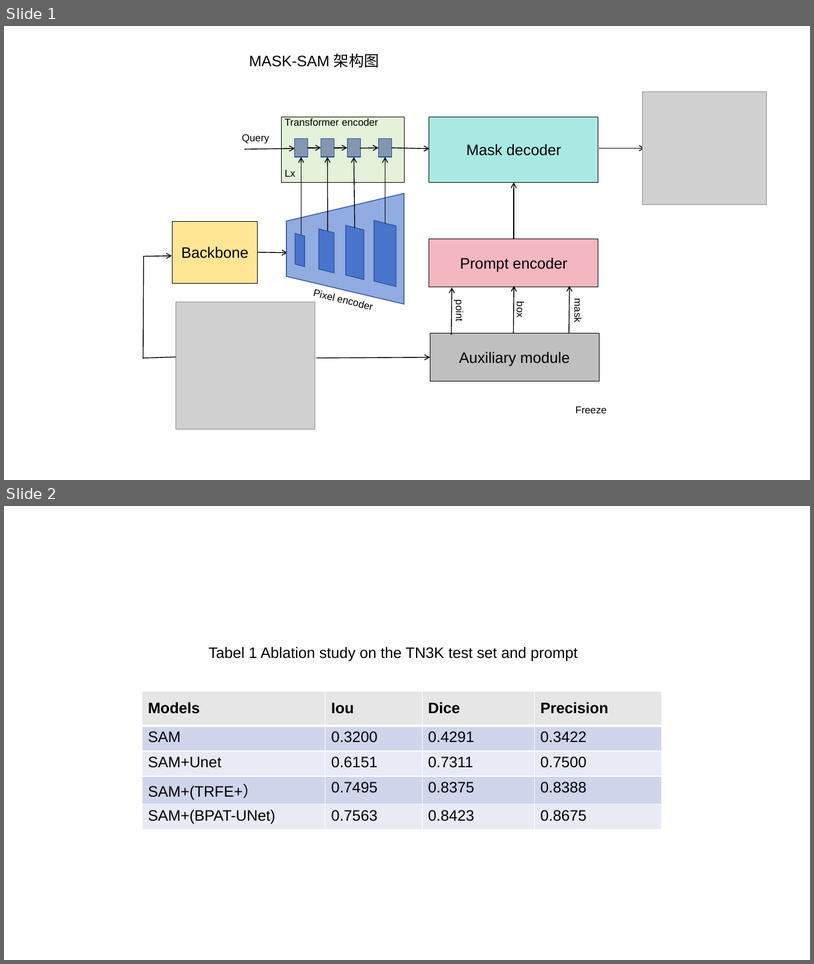
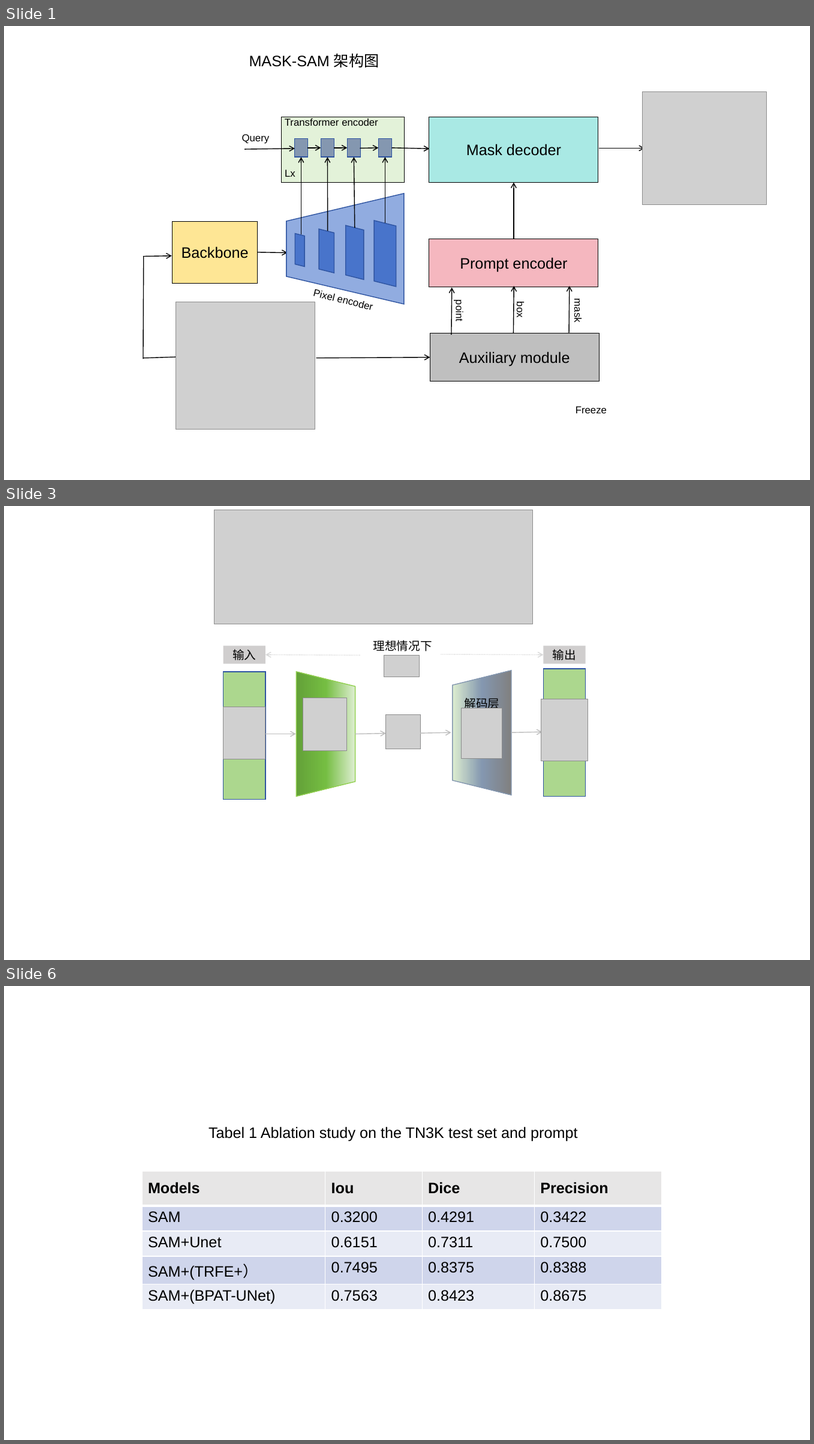
Before and after one commit to wanggy820/MedSAM, a slide deck: 小论文/architecture.pptx. Shown one above the other, each under a label of ours: slides 1 and 2 before the commit, slides 1, 3 and 6 after it; the slides between them are not shown. The pictures are 814x964 and 814x1444 pixels, drawn with LibreOffice and Linux fonts; fonts in the diff are those of the drawing; grey boxes stand for pictures; background and template pictures are left out. Boxes give left, top, right and bottom in pixels: in the first picture for what was removed or moved away, otherwise in the second. Text is boxed around its words. In the diff, an @@ line names an element or a change of style, - is before the commit and + after.

```diff
--- a/小论文/architecture.pptx
+++ b/小论文/architecture.pptx
@@ slide 3 added at bbox=[4, 506, 810, 960], background #FFFFFF @@
@@ picture added at bbox=[214, 510, 533, 624] @@
@@ rectangle added at bbox=[224, 646, 266, 664], fill #D0CECE, 14 pt, text #000000 @@
+输入
@@ text added at bbox=[373, 640, 432, 651], 14 pt, text #000000 @@
+理想情况下
@@ rectangle added at bbox=[543, 646, 586, 664], fill #D0CECE, 14 pt, text #000000 @@
+输出
@@ arrow added from (360, 655) to (266, 655), #D9D9D9 1 pt dashed @@
@@ picture added at bbox=[384, 655, 419, 677] @@
@@ arrow added from (441, 654) to (543, 655), #D9D9D9 1 pt dashed @@
@@ rectangle added at bbox=[224, 672, 266, 799], fill #ACD78E, outline #2E54A1 1 pt @@
@@ trapezoid added at bbox=[296, 672, 355, 796], fill gradient #DCEED0 to #75BD42 to #63A138, outline #92D050 1 pt @@
@@ trapezoid added at bbox=[453, 670, 512, 795], fill gradient #DCEED0 to #8497B0 to #808080 to #63A138, outline #8497B0 1 pt @@
@@ rectangle added at bbox=[543, 669, 586, 796], fill #ACD78E, outline #2E54A1 1 pt @@
@@ picture added at bbox=[303, 698, 347, 751] @@
@@ text added at bbox=[308, 696, 344, 698], 14 pt, text #000000 @@
+编码层
@@ text added at bbox=[465, 695, 500, 711], 14 pt, text #000000 @@
+解码层
@@ picture added at bbox=[542, 699, 588, 760] @@
@@ picture added at bbox=[224, 707, 266, 759] @@
@@ rectangle added at bbox=[386, 715, 421, 749], fill #ACD78E, outline #2E54A1 1 pt @@
@@ picture added at bbox=[386, 715, 421, 749] @@
@@ picture added at bbox=[462, 708, 503, 758] @@
@@ arrow added from (266, 733) to (296, 733), #BEBEBE 1 pt @@
@@ arrow added from (356, 734) to (386, 733), #BEBEBE 1 pt @@
@@ arrow added from (421, 733) to (452, 732), #BEBEBE 1 pt @@
@@ arrow added from (512, 732) to (542, 732), #BEBEBE 1 pt @@
@@ what was slide 2 is now slide 6 @@
```
Also in this commit, not shown: 6 other slides added, 11 other files.
